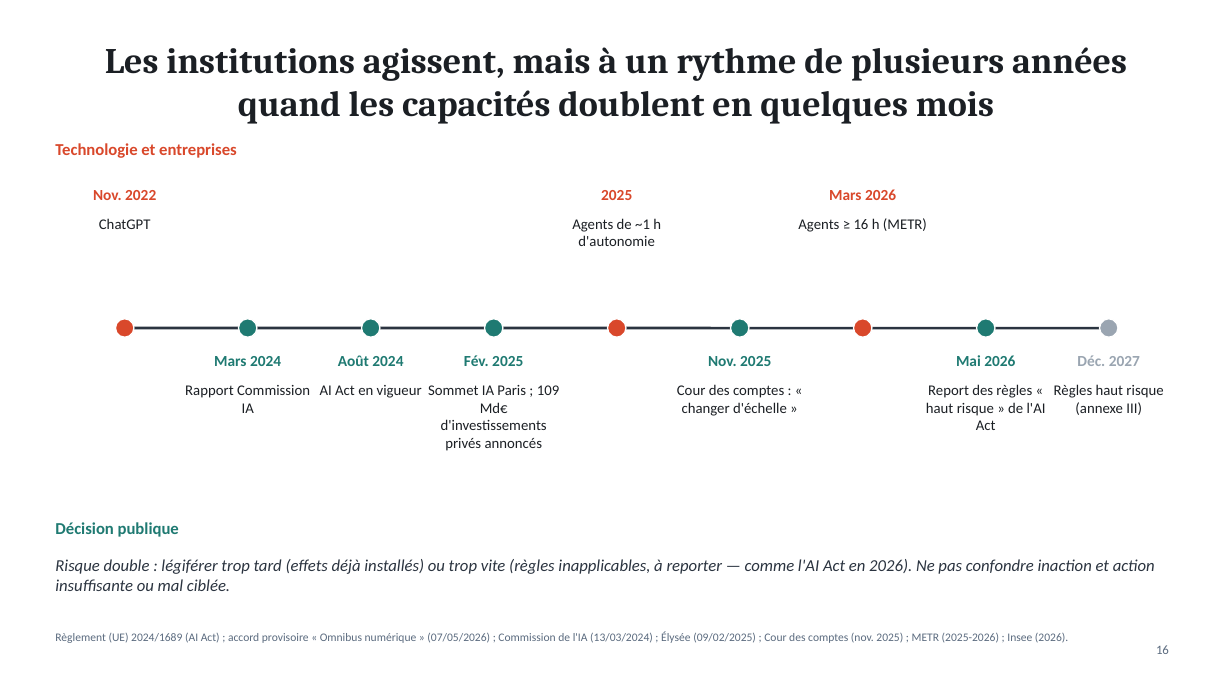
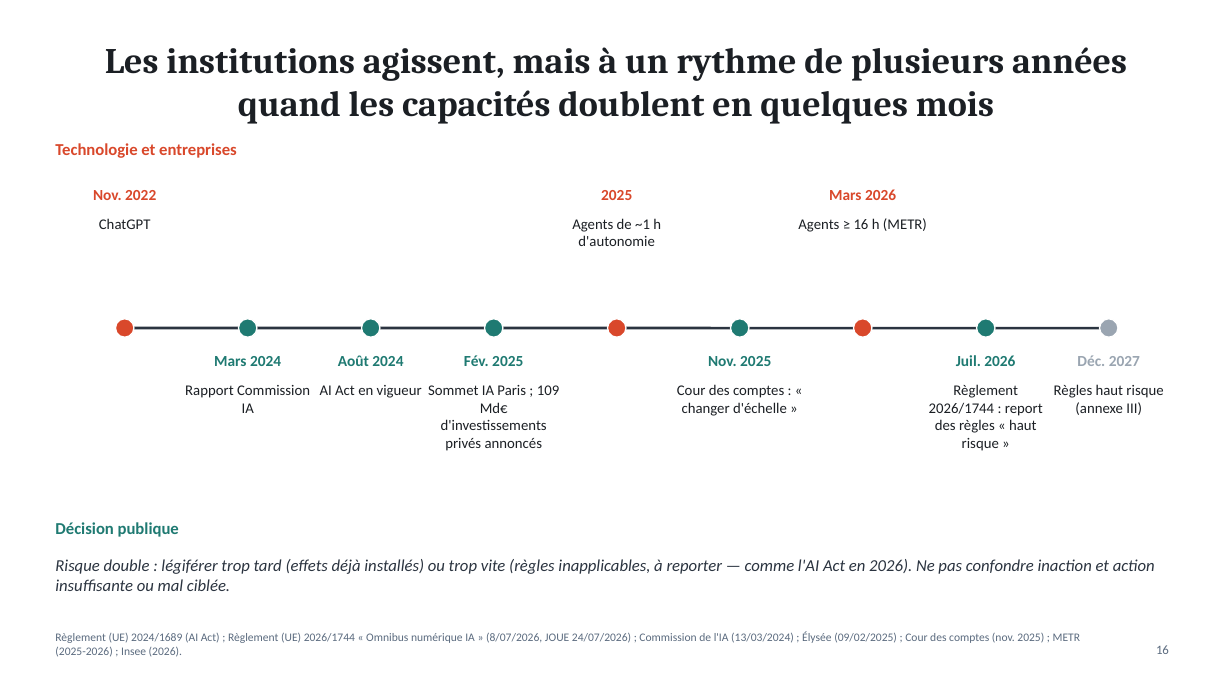
Before and after one commit to ordiform69-png/1er-projet-, a slide deck: slide 16 of enquete-ia-travail/IA-robotique-travail-France.pptx. Drawn at 1232x693 pixels with LibreOffice and Linux fonts; fonts in the diff are those of the drawing. Boxes give left, top, right and bottom in pixels: in the first picture for what was removed or moved away, otherwise in the second. Text is boxed around its words. In the diff, an @@ line names an element or a change of style, - is before the commit and + after.

```diff
--- a/enquete-ia-travail/IA-robotique-travail-France.pptx
+++ b/enquete-ia-travail/IA-robotique-travail-France.pptx
@@ text at (956,355,1015,366): text changed @@
-Mai 2026
+Juil. 2026
@@ text at (929,384,1043,451): text changed @@
-Report des règles « haut risque » de l'AI Act
+Règlement 2026/1744 : report des règles « haut risque »
@@ text at (55,632,1080,657): text changed @@
-Règlement (UE) 2024/1689 (AI Act) ; accord provisoire « Omnibus numérique » (07/05/2026) ; Commission de l'IA (13/03/2024) ; Élysée (09/02/2025) ; Cour des comptes (nov. 2025) ; METR (2025-2026) ; Insee (2026).
+Règlement (UE) 2024/1689 (AI Act) ; Règlement (UE) 2026/1744 « Omnibus numérique IA » (8/07/2026, JOUE 24/07/2026) ; Commission de l'IA (13/03/2024) ; Élysée (09/02/2025) ; Cour des comptes (nov. 2025) ; METR (2025-2026) ; Insee (2026).
```
Also in this commit, not shown: 13 other slides changed, 6 other files.
